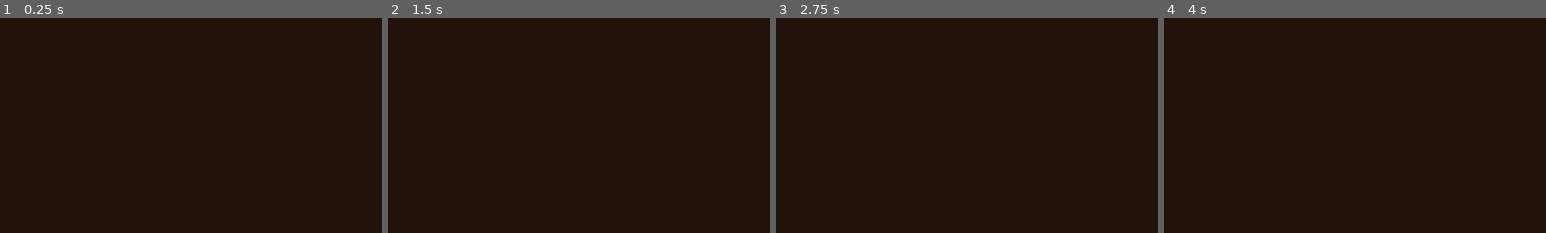
Above: before the commit, frames 1-4 (left to right).
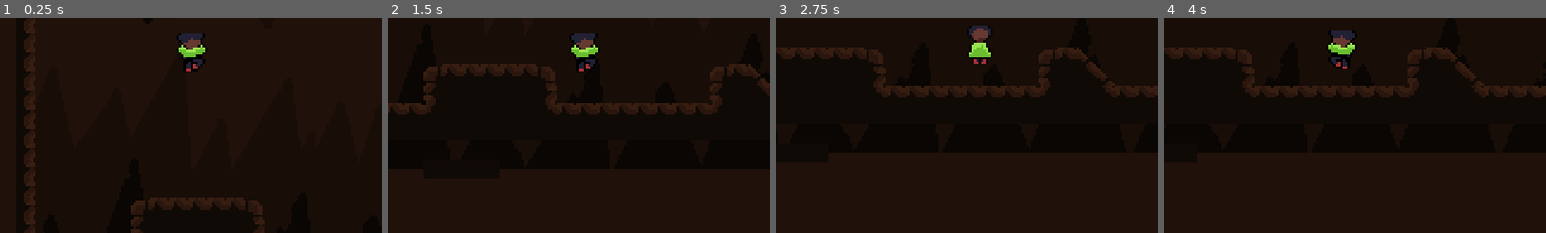
Above: after the commit, the same moments.

Repository: Omegalolchan/Cave_Runner
Game: Godot game, scene res://assets/Scenes/HighResDebugScene.tscn
Same seed, same stepped clock (60 frames per second), same inputs: the game is played once before the commit and once after it. Before the commit the project has no main scene; this scene is started directly in both runs.
Inputs:
- Up to frame 1 (0.25 s): no input
- Up to frame 2 (1.5 s): tap Enter at 0.5 s; hold Right (moveRight) 0.53-1.28 s; hold Down (slide) 0.53-1.28 s; tap C (jump) at 0.77, 0.8, 1.07, 1.35 s; hold Left (moveLeft) from 1.28 s (still down)
- Up to frame 3 (2.75 s): tap C (jump) at 1.52, 1.82, 2.3 s; tap Down (slide) at 1.55 s; release Left (moveLeft) at 2.03 s; hold Right (moveRight) from 2.03 s (still down); hold X (hook) from 2.03 s (still down)
- Up to frame 4 (4 s): release X (hook) at 2.78 s; tap Down (slide) at 2.85 s; tap C (jump) at 3.02, 3.32, 3.77, 3.8 s; release Right (moveRight) at 3.53 s; hold Left (moveLeft) from 3.53 s (still down); hold Down (slide) from 3.53 s (still down)
The pictures show only the part of the screen within x 25-75%, y 43-93%; the shares and areas given below are measured in that part.

The runs differ from the first frame. In frame 1, 1.1% of the frame differs, in the area x 46-55%, y 7-25%; in frame 2, 1.1%; in frame 3, 1.0%; in frame 4, 1.1%, in the area x 42-51%, y 5-24%.

Commit message:
fixing some things after deleting shit/rushed code

Diff:
--- a/assets/Scenes/HighResDebugScene.tscn
+++ b/assets/Scenes/HighResDebugScene.tscn
@@ -1,6 +1,7 @@
-[gd_scene load_steps=2 format=3 uid="uid://bwkeq7nbpmf23"]
+[gd_scene load_steps=3 format=3 uid="uid://bwkeq7nbpmf23"]
 
 [ext_resource type="Script" path="res://assets/Scripts/ResolutionHandler.gd" id="1_bcf2c"]
+[ext_resource type="PackedScene" uid="uid://dnfkoufejparh" path="res://assets/Scenes/Debug Scene.tscn" id="2_fehfa"]
 
 [node name="Node" type="Node"]
 
@@ -18,3 +19,5 @@
 canvas_item_default_texture_filter = 0
 size = Vector2i(320, 180)
 render_target_update_mode = 4
+
+[node name="Node2D" parent="SubViewportContainer/SubViewport" instance=ExtResource("2_fehfa")]
--- a/assets/Scripts/Camera1.gd
+++ b/assets/Scripts/Camera1.gd
@@ -9,6 +9,6 @@
 
 
 # Called every frame. 'delta' is the elapsed time since the previous frame.
-func _process(delta):
+func _process(_delta):
 	position = player.position
 	pass
--- a/assets/Scripts/Debug.gd
+++ b/assets/Scripts/Debug.gd
@@ -15,8 +15,8 @@
 		active = !active
 		enable_disable_UI()
 
-	if Input.is_action_just_pressed("Menu"):
-		get_tree().change_scene_to_packed(load('res://assets/Scenes/Menu.tscn'))
+	#if Input.is_action_just_pressed("Menu"):
+	#	get_tree().change_scene_to_packed(load('res://assets/Scenes/Menu.tscn'))
 
 	if !active:
 		return
--- a/assets/Scripts/PlayerAnim.gd
+++ b/assets/Scripts/PlayerAnim.gd
@@ -6,7 +6,6 @@
 ]
 
 var on : bool = true
-@onready var audio = get_node('/root/AudioManager')
 
 enum anim_to_play {
 	IDLE,
@@ -19,7 +18,7 @@
 	FALL,
 }
 
-func _on_player_var_to_anim(ground:bool, speed:Vector2, jump:bool, wall_jump:bool, walled:bool, slide:bool):
+func _on_player_var_to_anim(ground:bool, speed:Vector2, jump:bool, wall_jump:bool, _walled:bool, slide:bool):
 	if !is_zero_approx(sign(speed.x)) and animation != "WALLJUMP":
 		scale.x = sign(speed.x)
 
@@ -33,25 +32,20 @@
 	if ground:
 		if speed == Vector2.ZERO:
 			play_anim(anim_to_play.IDLE)
-			audio.stop_all()
 			return
 		if speed != Vector2.ZERO and not slide:
 			play_anim(anim_to_play.WALK)
-			audio._walk()
 			return
 		if speed != Vector2.ZERO and slide:
 			play_anim(calc_slide_angle(speed))
-			audio._slide()
 	else:
 		if speed.y > 0 and hold[0] == "":
 			if frame == 2 and animation == 'FALL':
 				return
 			play_anim(anim_to_play.FALL)
-			audio.stop_all()
 			return
 		if speed.y <= 0 and jump and hold[0] == "" or hold[0] == "jump":
 			play_anim(anim_to_play.JUMP)
-			audio._jump()
 			return
 		if wall_jump and hold[0] == "" or hold[0] == "jump":
 			play_anim(anim_to_play.WALLJUMP)
@@ -59,7 +53,6 @@
 			hold[1] = 5
 			if !is_zero_approx(sign(speed.x)) :
 				scale.x = sign(-speed.x)
-			audio._jump()
 			return
 
 
@@ -89,5 +82,4 @@
 
 func _on_death_particle_finished():
 	on = true
-	get_node('../../CheckPointManager')._on_player_death()
 	pass # Replace with function body.
--- a/assets/Scripts/PlayerMovement.gd
+++ b/assets/Scripts/PlayerMovement.gd
@@ -177,14 +177,12 @@
 		jump_turn = true
 		create_timer("jump_turn", 60 )
 	elif _collision.get_normal().y == 1 and velocity.y < 0: ## Handling player hitting head on roof
-		added_velocity.y = 0
+		added_velocity.y *= 0.5
 		#velocity.y = 0
 	elif _collision.get_normal().y > 0:
 		velocity = velocity.slide(_collision.get_normal())
 
-	#if _collision.get_collider().name == "TileMap_spike":
-		#die()
-	return
+		return
 
 func velocity_neutral():
 	if direction != sign(added_velocity.x) && direction != 0 && added_velocity.x != 0 && on_floor: #letting the player have more control on his speed#
--- a/project.godot
+++ b/project.godot
@@ -11,8 +11,9 @@
 [application]
 
 config/name="Cave_Runner"
-run/main_scene="res://assets/Scenes/Menu.tscn"
+run/main_scene="res://assets/Scenes/HighResDebugScene.tscn"
 config/features=PackedStringArray("4.3", "Forward Plus")
+run/max_fps=60
 boot_splash/show_image=false
 config/icon="res://assets/ICON.png"
 
